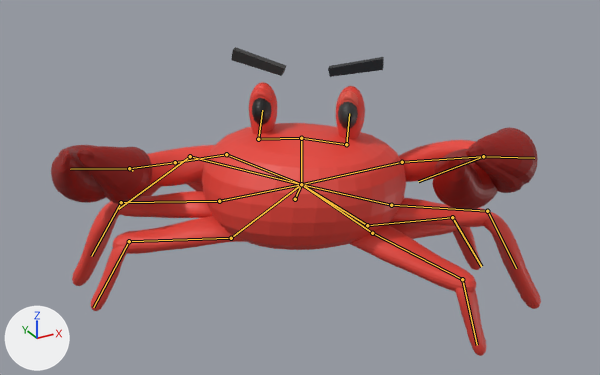
An edit to the glTF model files/crab.glb, drawn before and after from the same camera.
Camera for both pictures: a 50 mm camera at (-3.72, -6.23, 4.71) aimed at (-0.09, 0.37, 1.41). Arrows for +X, +Y and +Z are at lower left; the lights stay in place. The bones that bend it are drawn over the model as lines.

In view in the first picture: 'Kostka'.
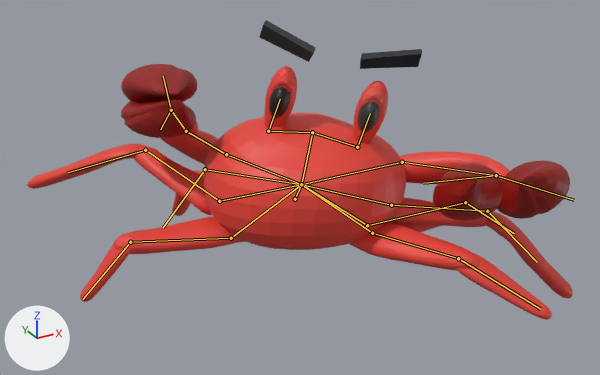
The newer file adds an action. The first version stands in its rest pose; the second is drawn at frame 23 of the action '[Akcja odłożona].004'.

The change in detail:
Bone 'Bone.002' (bone_bone_002) turns from (0, 0, 0) to (60, -48, -15) degrees about its own x, y and z.
Bone 'Bone.003' (bone_bone_003) turns from (0, 0, 0) to (45, -9, 18) degrees about its own x, y and z.
Bone 'Bone.007' (bone_bone_007) turns from (0, 0, 0) to (22, -5, -3) degrees about its own x, y and z.
Bone 'Bone.008' (bone_bone_008) turns from (0, 0, 0) to (-19, -4, 1) degrees about its own x, y and z.
Bone 'Bone.009' (bone_bone_009) turns from (0, 0, 0) to (5, -5, 1) degrees about its own x, y and z.
Bone 'Bone.028' (bone_bone_028) turns from (0, 0, 0) to (-1, 2, 16) degrees about its own x, y and z.
Bone 'Bone.028' (bone_bone_028) is rescaled from (1.0, 1.0, 1.0) to (1.01, 1.23, 1.0).
Bone 'Bone.011' (bone_bone_011) turns from (0, 0, 0) to (4, -14, 10) degrees about its own x, y and z.
Bone 'Bone.014' (bone_bone_014) turns from (0, 0, 0) to (41, 17, -1) degrees about its own x, y and z.
Bone 'Bone.017' (bone_bone_017) turns from (0, 0, 0) to (-9, -8, 6) degrees about its own x, y and z.
Bone 'Bone.020' (bone_bone_020) turns from (0, 0, 0) to (20, 11, -2) degrees about its own x, y and z.
Bone 'Bone.024' (bone_bone_024) turns from (0, 0, 0) to (13, -3, 4) degrees about its own x, y and z.
Bone 'Bone.026' (bone_bone_026) turns from (0, 0, 0) to (28, 31, -7) degrees about its own x, y and z.

Boxes (x1, y1, x2, y2) around the edits, measured in the pictures (600 x 375 px):
'Kostka', posed (11% wider): before (51, 47, 541, 356); after (27, 20, 573, 320)
bone 'Bone.002', root to tip: before (226, 154) to (175, 162); after (226, 154) to (186, 131)
bone 'Bone.003', root to tip: before (175, 162) to (129, 168); after (186, 131) to (171, 110)
bone 'Bone.007', root to tip: before (402, 162) to (483, 156); after (402, 162) to (496, 175)
bone 'Bone.008', root to tip: before (483, 156) to (418, 181); after (496, 175) to (423, 183)
bone 'Bone.009', root to tip: before (483, 156) to (534, 158); after (496, 175) to (574, 200)
bone 'Bone.028', root to tip: before (301, 184) to (301, 138); after (301, 184) to (312, 132)
bone 'Bone.011', root to tip: before (231, 238) to (129, 241); after (231, 238) to (130, 242)
bone 'Bone.014', root to tip: before (219, 201) to (121, 202); after (219, 201) to (145, 150)
bone 'Bone.017', root to tip: before (301, 184) to (190, 156); after (301, 184) to (205, 169)
bone 'Bone.020', root to tip: before (367, 225) to (452, 217); after (367, 225) to (465, 202)
bone 'Bone.024', root to tip: before (487, 211) to (516, 268); after (487, 211) to (537, 262)
bone 'Bone.026', root to tip: before (372, 233) to (462, 279); after (372, 233) to (458, 258)
